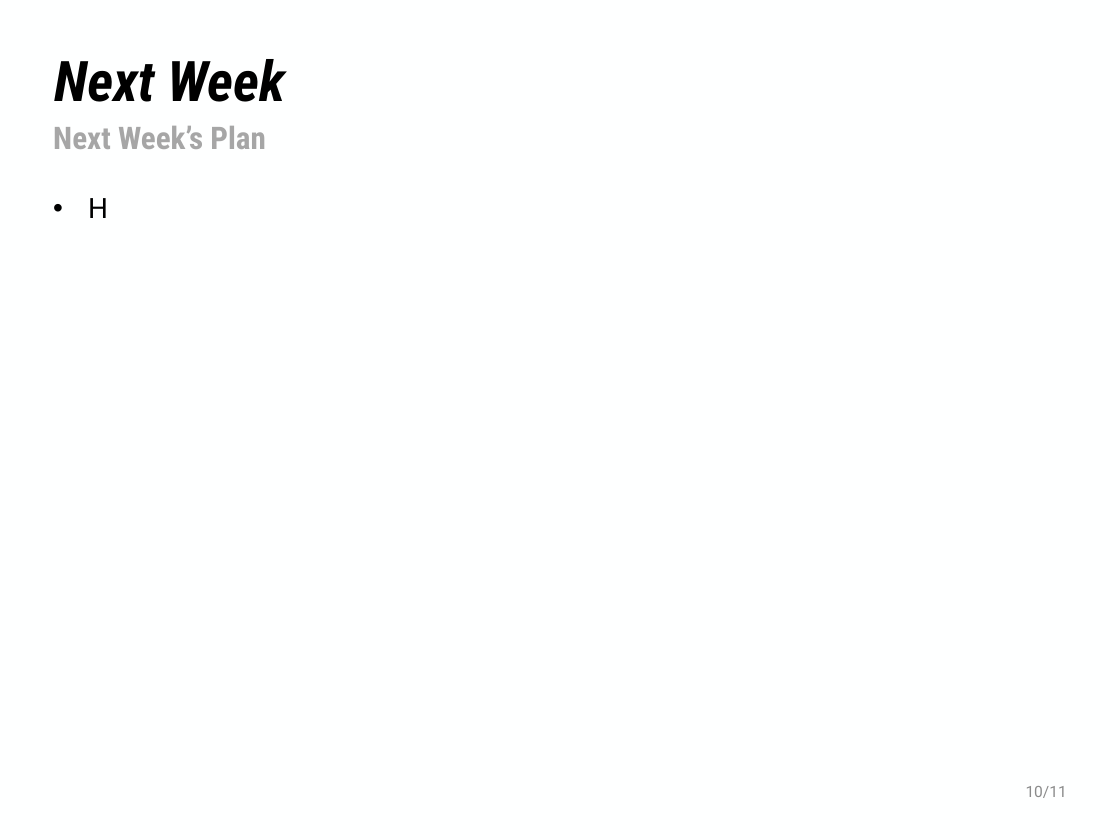
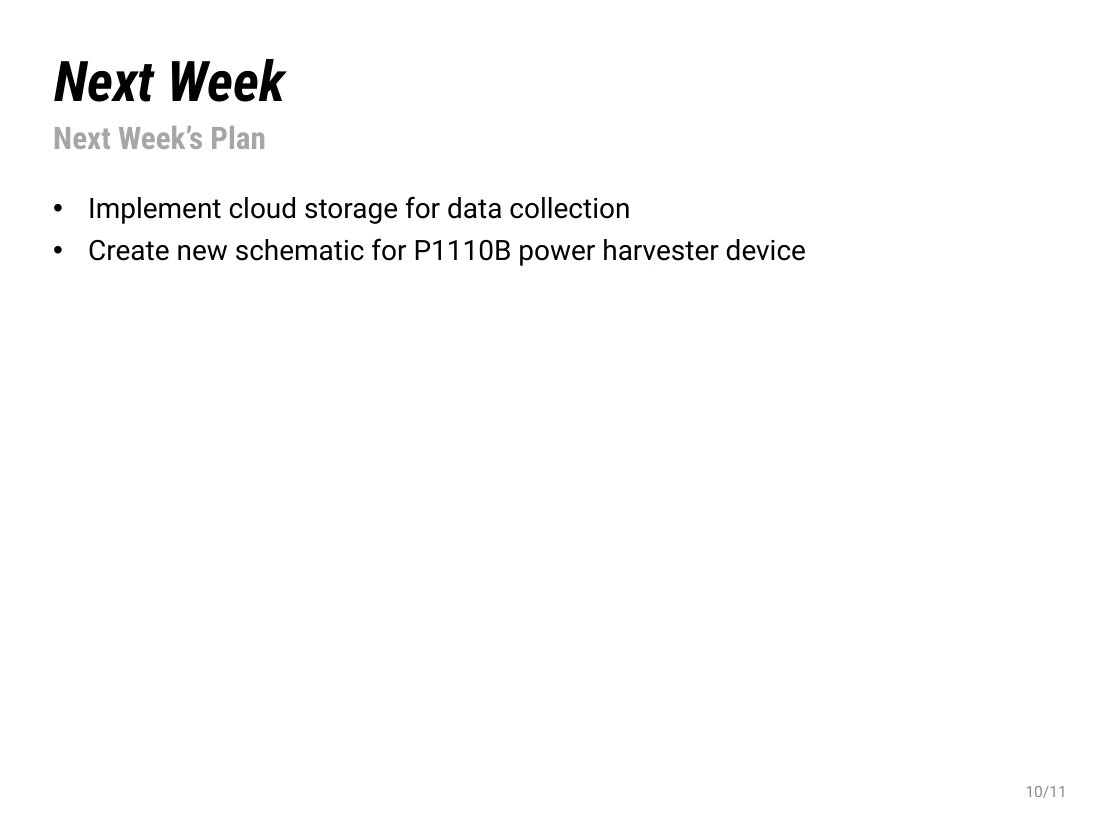
Before and after one commit to NHuang58/Biomedical_Device_PCB, a slide deck: slide 8 of Documentation/Slides/Week_31.pptx (slide 3 before the commit). Drawn at 1120x840 pixels with LibreOffice and Linux fonts; fonts in the diff are those of the drawing; background and template pictures are left out. Boxes give left, top, right and bottom in pixels: in the first picture for what was removed or moved away, otherwise in the second. Text is boxed around its words. In the diff, an @@ line names an element or a change of style, - is before the commit and + after.

```diff
--- a/Documentation/Slides/Week_31.pptx
+++ b/Documentation/Slides/Week_31.pptx
@@ text at (88, 196, 806, 266): text changed @@
-• H
+• Implement cloud storage for data collection
+• Create new schematic for P1110B power harvester device
```
Also in this commit, not shown: 1 other slide changed, 5 slides added, 4 other files.
